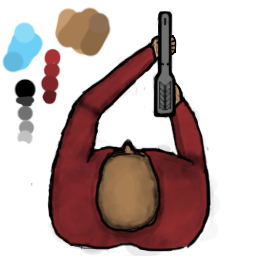
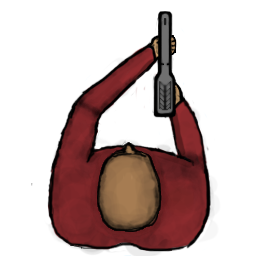
Layered file, before and after one edit (256x256). Changes by layer:
renamed "Lines" to "Head", moved it above "Body", painted on it over [31, 11, 185, 242]
removed layer "COLOURS" over [44, 11, 185, 242]
renamed "Swatches" to "Body", painted on it over [2, 7, 185, 242]
